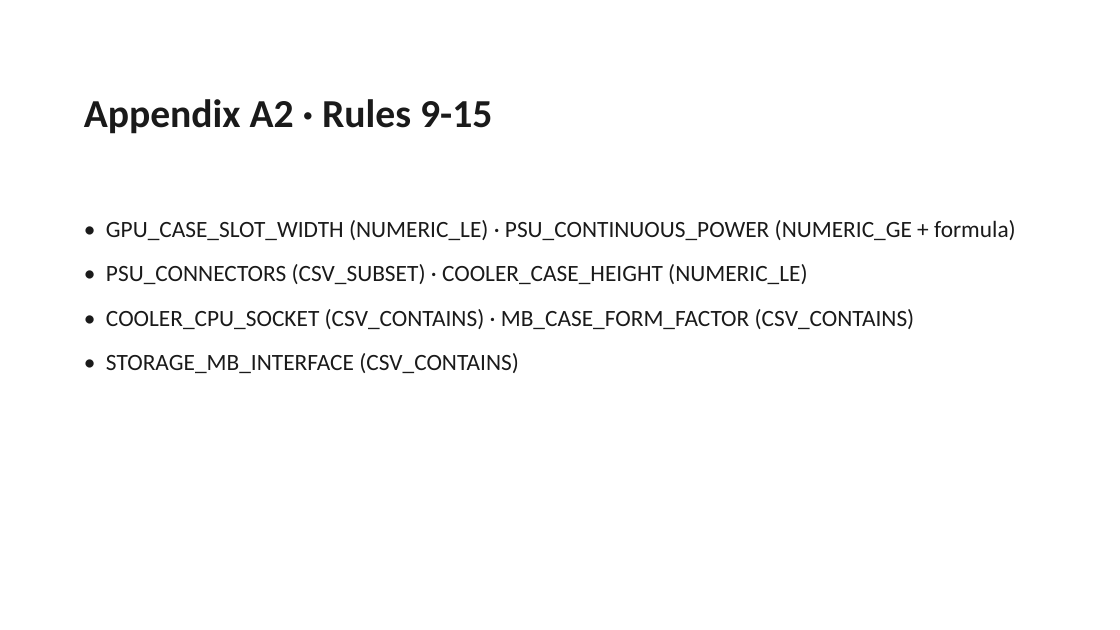
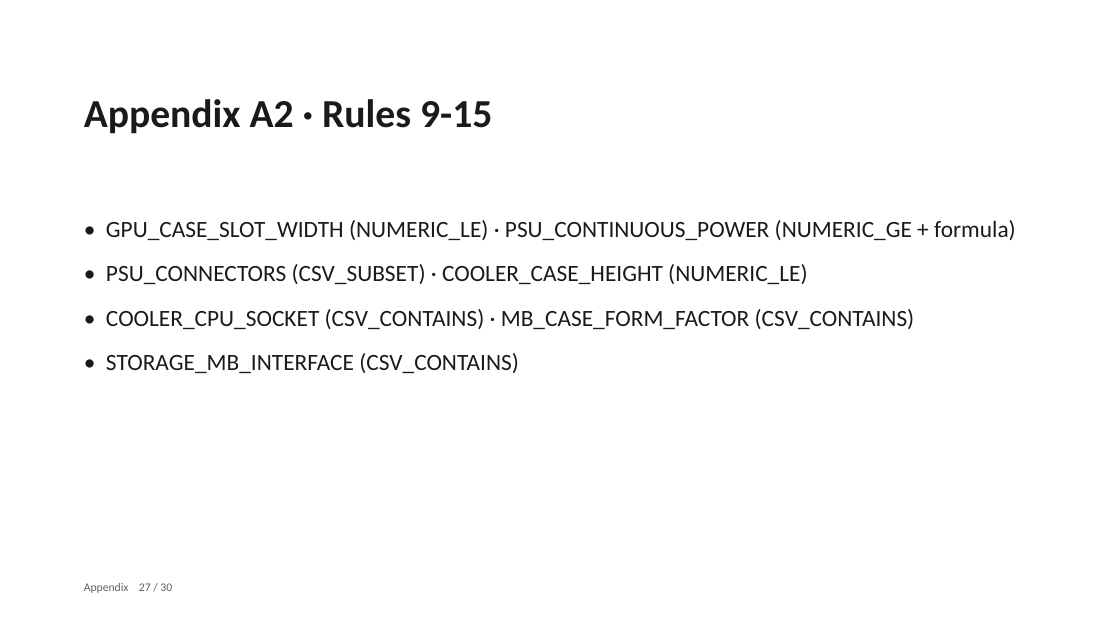
Before and after one commit to pc-buildmate/pcbuildmate, a slide deck: slide 27 of materials/source/Defense_Deck.pptx. Drawn at 1120x630 pixels with LibreOffice and Linux fonts; fonts in the diff are those of the drawing. Boxes give left, top, right and bottom in pixels: in the first picture for what was removed or moved away, otherwise in the second. Text is boxed around its words. In the diff, an @@ line names an element or a change of style, - is before the commit and + after.

```diff
--- a/materials/source/Defense_Deck.pptx
+++ b/materials/source/Defense_Deck.pptx
@@ text added at (x1=84, y1=583, x2=172, y2=593), 10 pt, text #606060 @@
+Appendix 27 / 30
```
Also in this commit, not shown: 28 other slides changed.
